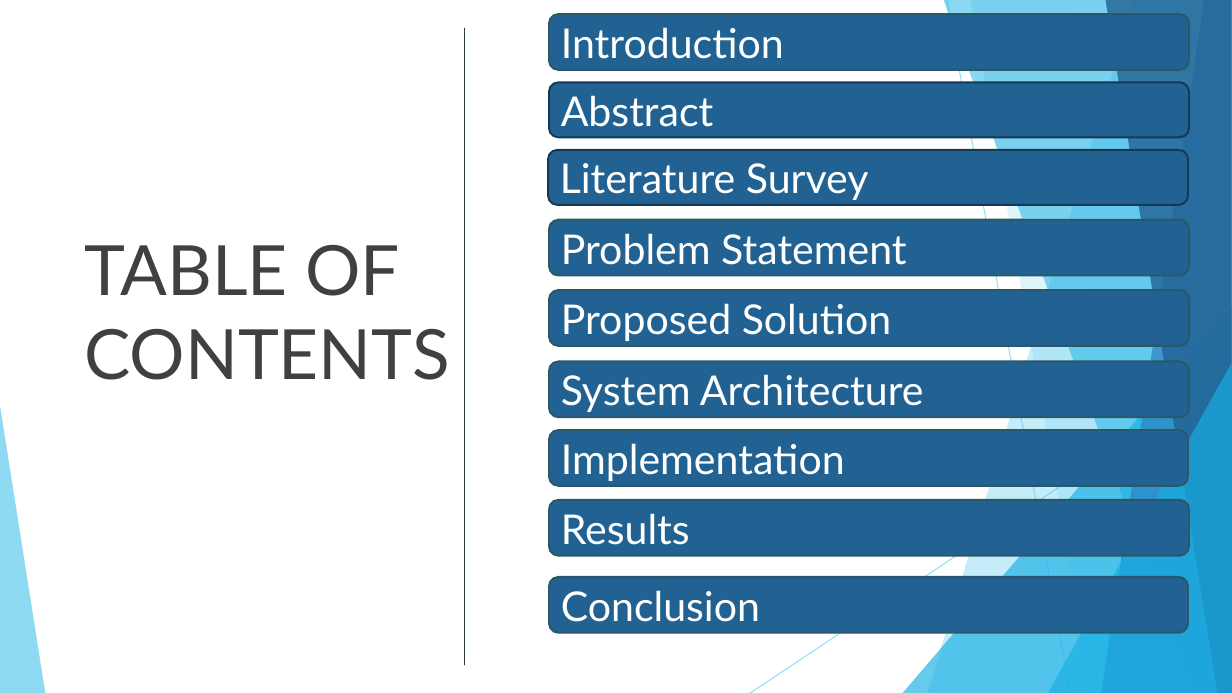
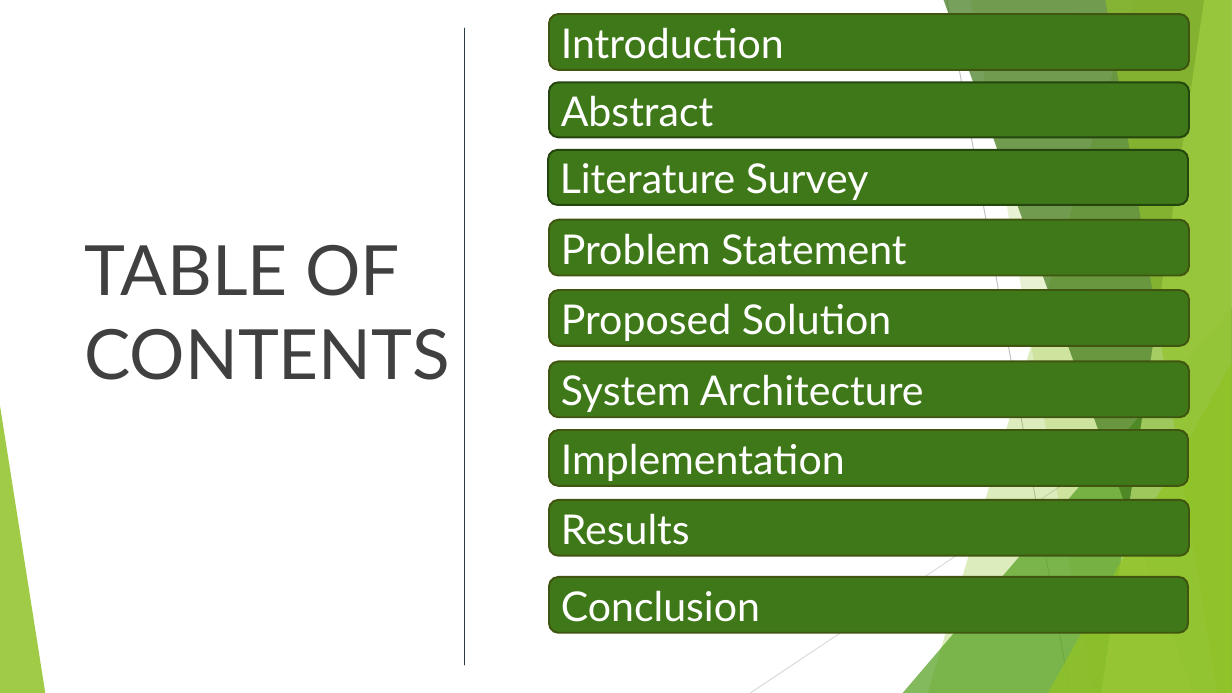
Before and after one commit to JagadeeshPadam/Dysarthria-Detection, a slide deck: slide 2 of reference.pptx. Drawn at 1232x693 pixels with LibreOffice and Linux fonts; fonts in the diff are those of the drawing. Boxes give left, top, right and bottom in pixels: in the first picture for what was removed or moved away, otherwise in the second. Text is boxed around its words. In the diff, an @@ line names an element or a change of style, - is before the commit and + after.

```diff
--- a/reference.pptx
+++ b/reference.pptx
@@ freeform shape at box(928, 0, 1232, 693): fill #5FCBEF at 36% opacity to #90C226 at 30% opacity @@
@@ freeform shape at box(944, 0, 1232, 693): fill #17B0E4 at 50% opacity to #3F7819 at 70% opacity @@
@@ line (947, 0) - (1070, 693): stroke #5FCBEF 0.75 pt to #BFBFBF 0.75 pt @@
@@ freeform shape at box(970, 0, 1232, 693): fill #5FCBEF at 20% opacity to #90C226 at 20% opacity @@
@@ freeform shape at box(1102, 0, 1232, 693): fill #2E83C3 at 70% opacity to #C0E474 at 70% opacity @@
@@ freeform shape at box(1105, 0, 1232, 693): fill #226292 at 80% opacity to #90C226 at 65% opacity @@
@@ rounded rectangle "Abstract" at box(549, 82, 1189, 137): fill #226292 to #3F7819; outline #143955 1.5 pt to #25460E 1.5 pt @@
@@ rounded rectangle "Literature Survey" at box(548, 150, 1189, 204): fill #226292 to #3F7819; outline #143955 1.5 pt to #25460E 1.5 pt @@
@@ triangle at box(903, 308, 1232, 693): fill #17B0E4 at 66% opacity to #54A021 at 72% opacity @@
@@ line (1232, 372) - (750, 693): stroke #5FCBEF 0.75 pt to #D9D9D9 0.75 pt @@
@@ triangle at box(1048, 363, 1232, 693): fill #17B0E4 at 66% opacity to #90C226 at 80% opacity @@
@@ triangle at box(0, 406, 45, 693): fill #5FCBEF at 70% opacity to #90C226 at 85% opacity @@
@@ fill #226292 to #3F7819; outline #2A5969 1.5 pt to #3F5511 1.5 pt in 7 elements at box(549, 220, 1189, 275), box(549, 361, 1189, 417), box(549, 290, 1189, 346), box(549, 14, 1189, 69), box(549, 430, 1189, 485), box(549, 500, 1189, 555), box(549, 577, 1189, 632) @@
```
Also in this commit, not shown: 12 other slides changed, 8 slides added, 8 slides removed.
